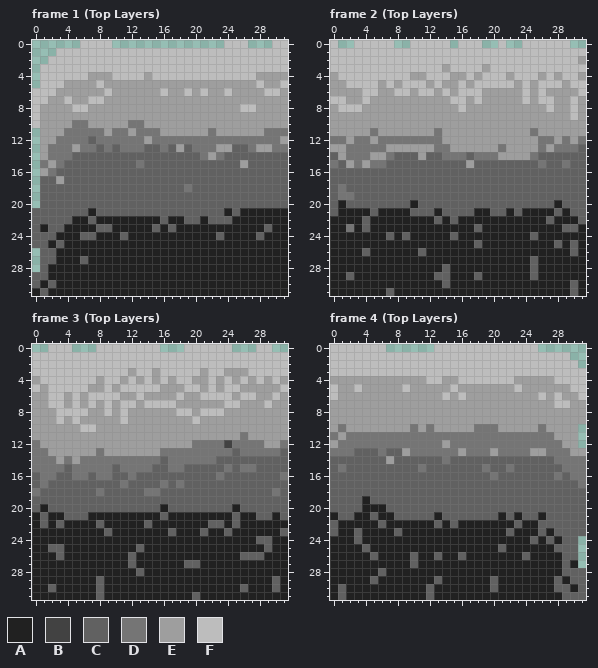
Pixel-art file, stored at dots/Aseprite drawings/TileSheet.aseprite. This is how it looked before the edit.
32x32 pixels, 12 frames. Shown: frame 1 (Top Layers), frame 2 (Top Layers), frame 3 (Top Layers), frame 4 (Top Layers). The commit also changed other frames, which this record leaves out.
Palette (. is transparent): A #212121  B #424242  C #616161  D #757575  E #9e9e9e  F #bdbdbd
After the commit:
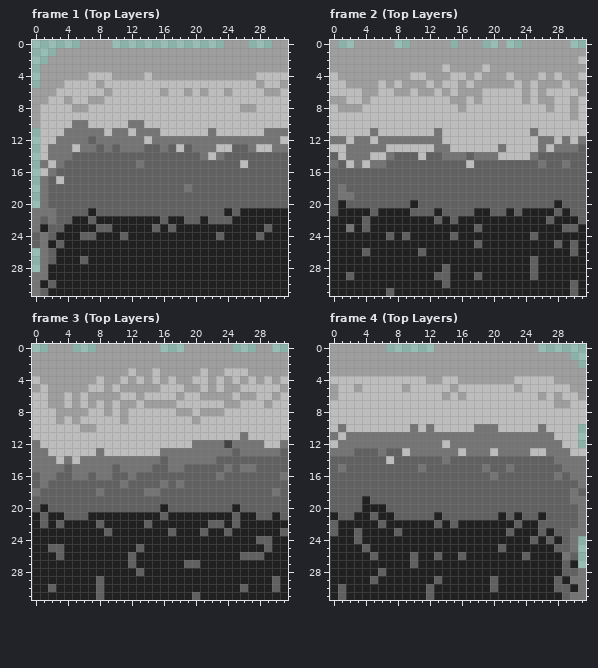
The exact change:
@@ palette @@
-E #9e9e9e
+E #bdbdbd
-F #bdbdbd
+F #9e9e9e
--- frame 1 (Top Layers)
@@ x 0..4 @@
 16 .EDCC
-17 .CCEC
-18 .CCCC
-19 .CCCC
-20 .CCCC
-21 CCCCC
-22 CCCCC
-23 CACCA
-24 CCCAA
-25 CCACA
-26 .CCAA
-27 .CCAA
-28 .CAAA
-29 CCAAA
-30 CACAA
-31 ACAAA
+17 .DCEC
+18 .DCCC
+19 .DCCC
+20 .DCCC
+21 DDDCC
+22 DCDCC
+23 DACCA
+24 CDCAA
+25 CDACA
+26 .DCAA
+27 .DCAA
+28 .DAAA
+29 DDAAA
+30 DACAA
+31 DCAAA
--- frame 4 (Top Layers)
@@ x 27..31 @@
 17 CCCCD
-18 CCCCC
-19 CCCCC
-20 CCCCC
-21 CCCCC
-22 CCCCC
-23 ACCCC
-24 CACC.
-25 ACCC.
-26 AACC.
+18 CCCDC
+19 CCCDD
+20 CCCCD
+21 CCCCD
+22 CCCCD
+23 ACCDD
+24 CACD.
+25 ACCD.
+26 AADC.
 27 AACA.
-28 AACCC
-29 ACACC
-30 ACCAC
-31 AACCC
+28 AACCD
+29 ACADD
+30 ACCAD
+31 AACDD
Changed places in both pictures, as pixel boxes (x1, y1, x2, y2):
changed: (32, 40, 288, 296)
changed: (330, 40, 586, 168)
changed: (32, 344, 288, 464)
changed: (330, 344, 586, 464)
changed: (562, 488, 586, 600)
